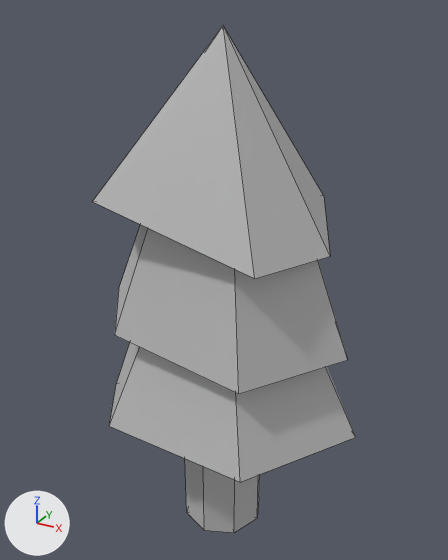
The FBX model Assets/Environnement/Prop_Sapin_001.fbx as it was, and as the next commit left it.
Before and after are seen from a 50 mm camera at (1.62, -2.93, 3.18) aimed at (-0.03, 0.06, 1.69). Every picture has the same lights, and +X, +Y and +Z are marked at lower left. Mesh edges are drawn as thin lines.

The older version as bpy lines, for what is in view:
```python
me_mesh_002 = bpy.data.meshes.new('Mesh.002')
me_mesh_002.from_pydata(...)  # 12 vertices, 7 faces; spans x -87.0..87.0, y -45.0..45.0, z -61.0..61.0
me_mesh_002.materials.append(mat_lambert1)  # grey #bcbcbc
me_mesh_003 = bpy.data.meshes.new('Mesh.003')
me_mesh_003.from_pydata(...)  # 17 vertices, 16 faces; spans x -26.2..26.2, y -42.7..42.7, z -26.2..26.2
me_mesh_003.materials.append(mat_lambert1)  # grey #bcbcbc
ob_pcone3 = bpy.data.objects.new('pCone3', me_mesh_002)
ob_pcone3.parent = ob_tree01
ob_pcone3.location = (0.0, 116.9, 0.0)
ob_pcylinder8 = bpy.data.objects.new('pCylinder8', me_mesh_003)
ob_pcylinder8.parent = ob_tree01
ob_pcylinder8.location = (0.0000105, 42.74, 0.0)
ob_tree01 = bpy.data.objects.new('Tree01', None)
ob_tree01.parent = ob_sapins
ob_tree01.location = (0.0, 0.0, 0.0)
# also in view: 'pCone1' at (-0.1, -0.07, 2.54); 'pCone2' at (0.0, 0.0, 1.74)
```
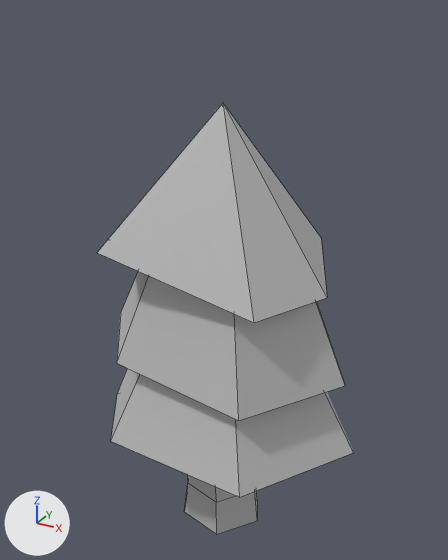
ob_tree01 is not drawn itself; it is the parent of ob_pcone1, ob_pcylinder8, ob_pcone2, ob_pcone3.

The edits, one by one:
me_mesh_003 is used by ob_pcylinder8; parent ob_tree01; location (0.0000105, 42.74, 0.0).
me_mesh_003 had 17 vertices, 16 faces and spanned x -26.2..26.2, y -42.7..42.7, z -26.2..26.2.
me_mesh_003 now has 24 vertices, 18 faces and spans x -28.6..27.3, y -42.7..42.7, z -22.0..25.5.
me_mesh_003 part 1: the whole mesh is rebuilt.
Object 'Tree01' (ob_tree01) is rescaled from (1.0, 1.0, 1.0) to (1.0, 0.879, 1.0).

Location of each change, [x1, y1, x2, y2] in pixels of the pictures (448 x 560 px):
'pCone1', rescaled (13% shorter): before [93, 26, 330, 279]; after [97, 103, 327, 323]
'pCone2', rescaled (11% shorter): before [115, 225, 348, 394]; after [117, 271, 345, 421]
'pCone3', rescaled (7% shorter): before [109, 343, 355, 482]; after [111, 368, 354, 497]
'pCylinder8', reshaped, rescaled: before [185, 459, 260, 533]; after [184, 474, 257, 534]
